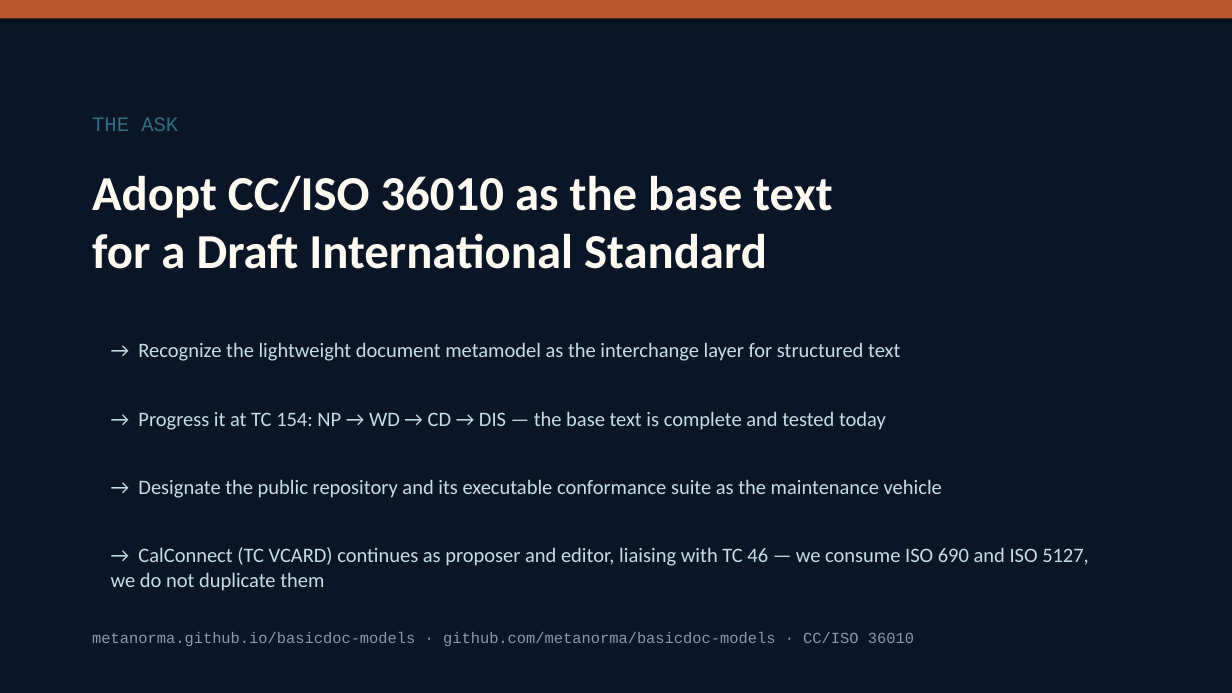
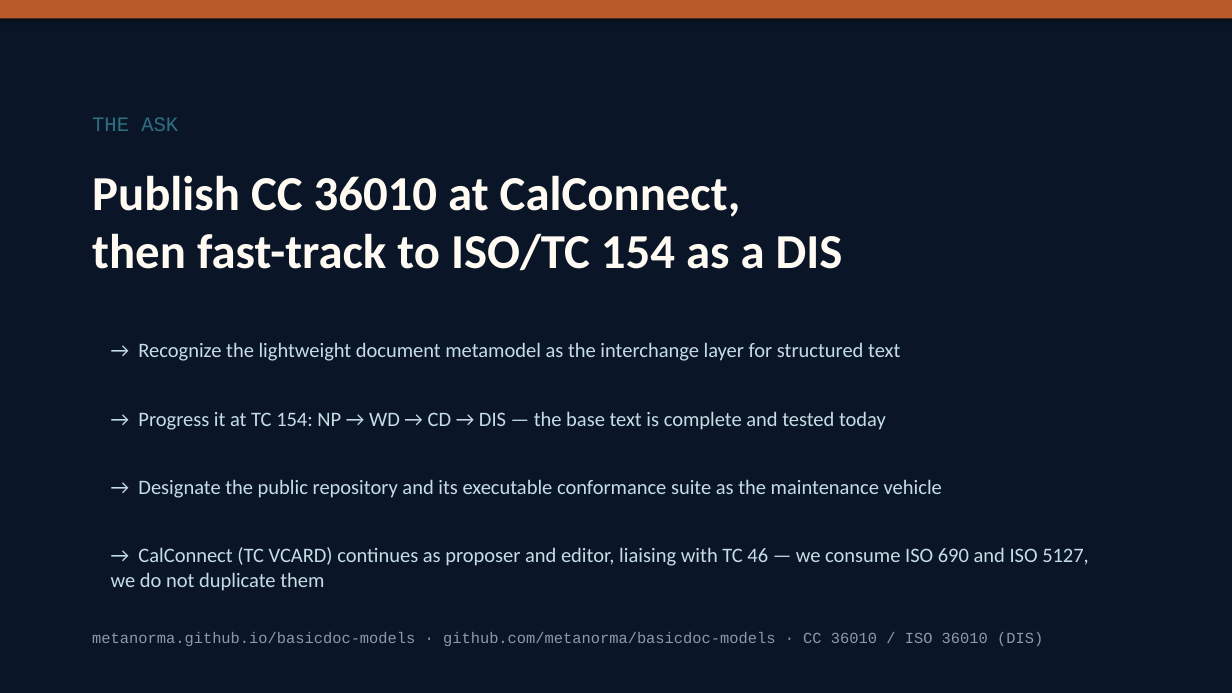
Before and after one commit to CalConnect/cc-lightweight-doc, a slide deck: slide 12 of presentations/lightweight-doc-tc154-dis-proposal.pptx. Drawn at 1232x693 pixels with LibreOffice and Linux fonts; fonts in the diff are those of the drawing. Boxes give left, top, right and bottom in pixels: in the first picture for what was removed or moved away, otherwise in the second. Text is boxed around its words. In the diff, an @@ line names an element or a change of style, - is before the commit and + after.

```diff
--- a/presentations/lightweight-doc-tc154-dis-proposal.pptx
+++ b/presentations/lightweight-doc-tc154-dis-proposal.pptx
@@ text at <box>92,175,843,271</box>: text changed @@
-Adopt CC/ISO 36010 as the base text
-for a Draft International Standard
+Publish CC 36010 at CalConnect,
+then fast-track to ISO/TC 154 as a DIS
@@ text at <box>92,632,1043,646</box>: text changed @@
-metanorma.github.io/basicdoc-models · github.com/metanorma/basicdoc-models · CC/ISO 36010
+metanorma.github.io/basicdoc-models · github.com/metanorma/basicdoc-models · CC 36010 / ISO 36010 (DIS)
```
Also in this commit, not shown: 11 other slides changed, 10 other files.
